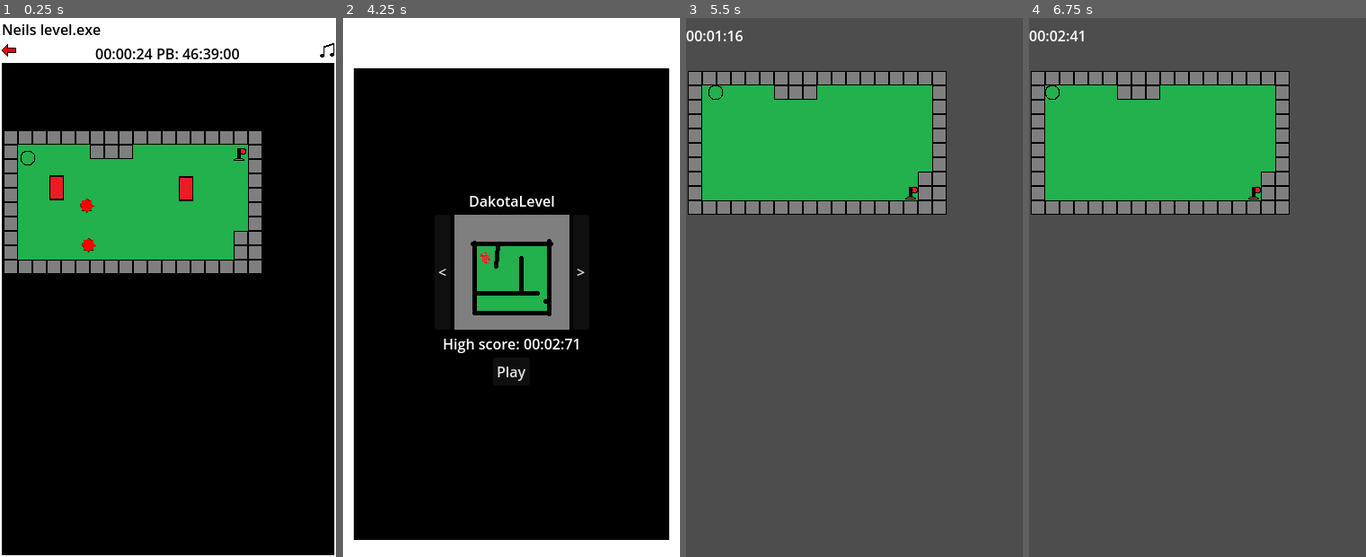
Above: before the commit, frames 1-4 (left to right).
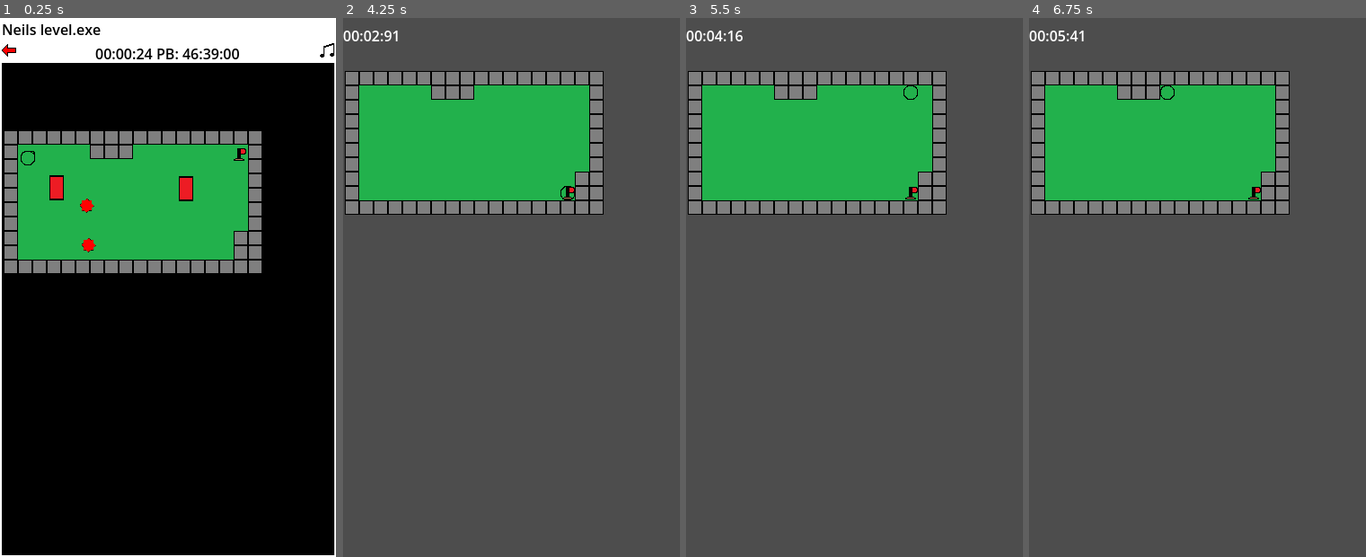
Above: after the commit, the same moments.

Repository: pt80/MobileGame
Game: Godot game, scene res://Scenes/Levels/NeilLevel.tscn
Same seed, same stepped clock (60 frames per second), same inputs: the game is played once before the commit and once after it. This scene is started directly instead of the project's main scene.
Inputs (mouse positions are in pixels of both pictures, inside the frame that each line leads up to):
- Up to frame 1 (0.25 s): no input
- Up to frame 2 (4.25 s): click (353, 55) at 0.5 s; click "Play" at 1.25 s; tap Enter at 2, 3.5 s; hold D (right) 2.03-2.78 s; tap Space at 2.75 s; hold S (down) 2.78-3.53 s; hold D (right) from 3.53 s (still down)
- Up to frame 3 (5.5 s): release D (right) at 4.25 s; click (854, 373) at 4.25 s, where only the run before the commit has a clickable "Play"; tap Space at 5 s; hold W (up) from 5.03 s (still down)
- Up to frame 4 (6.75 s): tap Enter at 5.75 s; release W (up) at 5.78 s; hold A (left) from 5.78 s (still down); tap Space at 6.5 s

The runs differ from the first frame. In frame 1, less than 0.1% of the frame differs, in the area x 9-11%, y 24-26%; in frame 2, 98%, in the area x 0-100%, y 0-100%; in frame 3, less than 0.1%; in frame 4, less than 0.1%.
Error after the commit: Attempt to call function 'set_process' in base 'null instance' on a null instance. (res://Scripts/EndPoint.gd:7)

Commit message:
created overlay scene

Diff:
--- /dev/null
+++ b/Scenes/BackButton.gd
@@ -0,0 +1,5 @@
+extends TextureButton
+
+
+func _on_pressed():
+	get_tree().change_scene_to_file("res://Scenes/MainMenu.tscn")
--- a/Scenes/Levels/NeilLevel.gd
+++ b/Scenes/Levels/NeilLevel.gd
@@ -1,23 +1,4 @@
 extends Node2D
-
-const UI = preload("res://Resources/UITheme.tres")
-@onready var volume_slider = $VBoxContainer/VBoxContainer/HBoxContainer/VolumeSlider
 
 func _ready():
 	AudioManager.PlayMusic(load("res://Audio/Music/igsong.wav"))
-
-
-func _on_sound_pressed():
-	print(UI.get_stylebox('panel', 'PanelContainer').texture_margin_top)
-	var StretchTween = create_tween()
-	if UI.get_stylebox('panel', 'PanelContainer').texture_margin_top == 0:
-		volume_slider.visible = false
-		StretchTween.tween_property(UI.get_stylebox('panel', 'PanelContainer'),"texture_margin_top", 4,1.5)
-	else:
-		StretchTween.tween_property(UI.get_stylebox('panel', 'PanelContainer'),"texture_margin_top", 0,1.5)
-		await StretchTween.finished
-		volume_slider.visible = true
-
-
-func _on_back_button_pressed():
-	get_tree().change_scene_to_file("res://Scenes/MainMenu.tscn")
--- a/Scenes/Levels/NeilLevel.tscn
+++ b/Scenes/Levels/NeilLevel.tscn
@@ -1,94 +1,40 @@
-[gd_scene load_steps=12 format=3 uid="uid://ck1acwu03j4ca"]
+[gd_scene load_steps=9 format=3 uid="uid://ck1acwu03j4ca"]
 
-[ext_resource type="Theme" uid="uid://bkof0vlm6rvoq" path="res://Resources/UITheme.tres" id="1_h81be"]
 [ext_resource type="Script" path="res://Scenes/Levels/NeilLevel.gd" id="1_ytnj0"]
+[ext_resource type="PackedScene" uid="uid://c6og6s6f5eqrn" path="res://Scenes/Overlay.tscn" id="2_mxlvk"]
 [ext_resource type="PackedScene" uid="uid://dtyew16xpmshm" path="res://Scenes/TileMap.tscn" id="2_pj4t5"]
-[ext_resource type="Texture2D" uid="uid://3jhhneh55vrw" path="res://Images/MusicNote.png" id="3_5cpri"]
-[ext_resource type="Texture2D" uid="uid://j78yab0gqgtx" path="res://Images/BackArrow.png" id="3_55lgg"]
 [ext_resource type="PackedScene" uid="uid://dvxpgcsmxdimr" path="res://Scenes/Characters/MainCharacter.tscn" id="3_py15a"]
-[ext_resource type="PackedScene" uid="uid://bxxibfs63rraq" path="res://Scenes/timer.tscn" id="4_6vhb3"]
 [ext_resource type="PackedScene" uid="uid://d318g2sxt2j03" path="res://Scenes/EndPoint.tscn" id="4_7hid3"]
 [ext_resource type="PackedScene" uid="uid://c4srxovnoowrm" path="res://Scenes/Characters/Enemy.tscn" id="4_jktbs"]
 [ext_resource type="PackedScene" uid="uid://bjbs2hjsa78wg" path="res://Scenes/Characters/StretchEnemy.tscn" id="6_x2in8"]
-[ext_resource type="Script" path="res://Scripts/PBText.gd" id="8_sldsg"]
+[ext_resource type="PackedScene" uid="uid://d0ofh62ocevur" path="res://Scenes/StartPoint.tscn" id="8_dv10a"]
 
 [node name="NeilLevel" type="Node2D"]
 script = ExtResource("1_ytnj0")
 
-[node name="VBoxContainer" type="PanelContainer" parent="."]
-texture_filter = 1
-custom_minimum_size = Vector2(307.625, 600)
-offset_right = 374.0
-offset_bottom = 600.0
-size_flags_horizontal = 0
-size_flags_vertical = 0
-theme = ExtResource("1_h81be")
+[node name="Overlay" parent="." instance=ExtResource("2_mxlvk")]
 
-[node name="VBoxContainer" type="VBoxContainer" parent="VBoxContainer"]
-layout_mode = 2
-
-[node name="LevelNameText" type="Label" parent="VBoxContainer/VBoxContainer"]
-texture_filter = 1
-layout_mode = 2
-theme_override_colors/font_color = Color(0, 0, 0, 1)
-text = "Neils level.exe"
-
-[node name="HBoxContainer" type="HBoxContainer" parent="VBoxContainer/VBoxContainer"]
-layout_mode = 2
-alignment = 1
-
-[node name="BackButton" type="TextureButton" parent="VBoxContainer/VBoxContainer/HBoxContainer"]
-layout_mode = 2
-size_flags_horizontal = 2
-texture_normal = ExtResource("3_55lgg")
-
-[node name="Timer" parent="VBoxContainer/VBoxContainer/HBoxContainer" instance=ExtResource("4_6vhb3")]
-layout_mode = 2
-theme_override_colors/font_color = Color(0, 0, 0, 1)
-
-[node name="PBText" type="Label" parent="VBoxContainer/VBoxContainer/HBoxContainer"]
-layout_mode = 2
-size_flags_horizontal = 4
-theme_override_colors/font_color = Color(0, 0, 0, 1)
-text = "PB --:--:--"
-script = ExtResource("8_sldsg")
-
-[node name="Sound" type="TextureButton" parent="VBoxContainer/VBoxContainer/HBoxContainer"]
-layout_mode = 2
-size_flags_horizontal = 10
-texture_normal = ExtResource("3_5cpri")
-
-[node name="VolumeSlider" type="HSlider" parent="VBoxContainer/VBoxContainer/HBoxContainer"]
-visible = false
-custom_minimum_size = Vector2(163.915, 0)
-layout_mode = 2
-size_flags_vertical = 4
-max_value = 1.0
-step = 0.001
-value = 1.0
-tick_count = 1
-
-[node name="TileMap" parent="VBoxContainer" instance=ExtResource("2_pj4t5")]
+[node name="TileMap" parent="." instance=ExtResource("2_pj4t5")]
 position = Vector2(4, 125)
 
-[node name="MainCharacter" parent="VBoxContainer/TileMap" instance=ExtResource("3_py15a")]
+[node name="StartPoint" parent="TileMap" instance=ExtResource("8_dv10a")]
+position = Vector2(27, 29)
+
+[node name="MainCharacter" parent="TileMap" instance=ExtResource("3_py15a")]
 position = Vector2(27, 31)
 
-[node name="EndPoint" parent="VBoxContainer/TileMap" instance=ExtResource("4_7hid3")]
+[node name="EndPoint" parent="TileMap" instance=ExtResource("4_7hid3")]
 position = Vector2(262, 26)
 
-[node name="Enemy2" parent="VBoxContainer/TileMap" instance=ExtResource("4_jktbs")]
+[node name="Enemy2" parent="TileMap" instance=ExtResource("4_jktbs")]
 position = Vector2(138, 128)
 
-[node name="Enemy" parent="VBoxContainer/TileMap" instance=ExtResource("4_jktbs")]
+[node name="Enemy" parent="TileMap" instance=ExtResource("4_jktbs")]
 position = Vector2(136, 84)
 
-[node name="StretchEnemy" parent="VBoxContainer/TileMap" instance=ExtResource("6_x2in8")]
+[node name="StretchEnemy" parent="TileMap" instance=ExtResource("6_x2in8")]
 position = Vector2(203, 65)
 StretchHorizontal = false
 
-[node name="StretchEnemy2" parent="VBoxContainer/TileMap" instance=ExtResource("6_x2in8")]
+[node name="StretchEnemy2" parent="TileMap" instance=ExtResource("6_x2in8")]
 position = Vector2(59, 64)
-
-[connection signal="pressed" from="VBoxContainer/VBoxContainer/HBoxContainer/BackButton" to="." method="_on_back_button_pressed"]
-[connection signal="pressed" from="VBoxContainer/VBoxContainer/HBoxContainer/Sound" to="." method="_on_sound_pressed"]
--- /dev/null
+++ b/Scenes/Overlay.tscn
@@ -0,0 +1,70 @@
+[gd_scene load_steps=9 format=3 uid="uid://c6og6s6f5eqrn"]
+
+[ext_resource type="Theme" uid="uid://bkof0vlm6rvoq" path="res://Resources/UITheme.tres" id="1_7vafv"]
+[ext_resource type="Texture2D" uid="uid://j78yab0gqgtx" path="res://Images/BackArrow.png" id="2_heins"]
+[ext_resource type="Script" path="res://Scenes/BackButton.gd" id="3_fnmtd"]
+[ext_resource type="PackedScene" uid="uid://bxxibfs63rraq" path="res://Scenes/timer.tscn" id="3_wtdxo"]
+[ext_resource type="Script" path="res://Scripts/PBText.gd" id="4_vcdpw"]
+[ext_resource type="Texture2D" uid="uid://3jhhneh55vrw" path="res://Images/MusicNote.png" id="5_nwnc3"]
+[ext_resource type="Script" path="res://Scripts/SoundButton.gd" id="7_824px"]
+[ext_resource type="Script" path="res://Scripts/VolumeSlider.gd" id="8_8yp7h"]
+
+[node name="Overlay" type="PanelContainer"]
+texture_filter = 1
+custom_minimum_size = Vector2(307.625, 600)
+offset_right = 374.0
+offset_bottom = 600.0
+size_flags_horizontal = 0
+size_flags_vertical = 0
+theme = ExtResource("1_7vafv")
+
+[node name="VBoxContainer" type="VBoxContainer" parent="."]
+layout_mode = 2
+
+[node name="LevelNameText" type="Label" parent="VBoxContainer"]
+texture_filter = 1
+layout_mode = 2
+theme_override_colors/font_color = Color(0, 0, 0, 1)
+text = "Neils level.exe"
+
+[node name="HBoxContainer" type="HBoxContainer" parent="VBoxContainer"]
+layout_mode = 2
+alignment = 1
+
+[node name="BackButton" type="TextureButton" parent="VBoxContainer/HBoxContainer"]
+layout_mode = 2
+size_flags_horizontal = 2
+texture_normal = ExtResource("2_heins")
+script = ExtResource("3_fnmtd")
+
+[node name="Timer" parent="VBoxContainer/HBoxContainer" instance=ExtResource("3_wtdxo")]
+layout_mode = 2
+theme_override_colors/font_color = Color(0, 0, 0, 1)
+
+[node name="PBText" type="Label" parent="VBoxContainer/HBoxContainer"]
+layout_mode = 2
+size_flags_horizontal = 4
+theme_override_colors/font_color = Color(0, 0, 0, 1)
+text = "PB --:--:--"
+script = ExtResource("4_vcdpw")
+
+[node name="Sound" type="TextureButton" parent="VBoxContainer/HBoxContainer"]
+layout_mode = 2
+size_flags_horizontal = 10
+texture_normal = ExtResource("5_nwnc3")
+script = ExtResource("7_824px")
+
+[node name="VolumeSlider" type="HSlider" parent="VBoxContainer/HBoxContainer"]
+visible = false
+custom_minimum_size = Vector2(163.915, 0)
+layout_mode = 2
+size_flags_vertical = 4
+max_value = 1.0
+step = 0.001
+value = 1.0
+tick_count = 1
+script = ExtResource("8_8yp7h")
+
+[connection signal="pressed" from="VBoxContainer/HBoxContainer/BackButton" to="VBoxContainer/HBoxContainer/BackButton" method="_on_pressed"]
+[connection signal="pressed" from="VBoxContainer/HBoxContainer/Sound" to="VBoxContainer/HBoxContainer/Sound" method="_on_pressed"]
+[connection signal="drag_ended" from="VBoxContainer/HBoxContainer/VolumeSlider" to="VBoxContainer/HBoxContainer/VolumeSlider" method="_on_drag_ended"]
--- a/Scripts/Characters/MainCharacter.gd
+++ b/Scripts/Characters/MainCharacter.gd
@@ -1,6 +1,7 @@
 extends CharacterBody2D
 
 const SPEED = 300.0
+@onready var start_point = $"../StartPoint"
 
 func _physics_process(_delta):
 	var VerticalDirection = Input.get_axis("up", "down")
@@ -19,5 +20,5 @@
 
 func Death():
 	print('our hero is dead')
-	AudioManager.PlaySoundEffect(load("res://Audio/pickup.wav"))
-	global_position = Vector2i(40,80)
+	AudioManager.PlaySoundEffect(load("res://Audio/SFX/snare.wav"))
+	global_position = start_point.global_position
--- a/Scripts/EndPoint.gd
+++ b/Scripts/EndPoint.gd
@@ -1,6 +1,6 @@
 extends Area2D
 
-@onready var timer = $"../../HBoxContainer/Timer"
+@onready var timer = $"../../Overlay/VBoxContainer/HBoxContainer/Timer"
 
 func _on_body_entered(body):
 	if body.name == "MainCharacter":
--- /dev/null
+++ b/Scripts/SoundButton.gd
@@ -0,0 +1,15 @@
+extends TextureButton
+
+const UI = preload("res://Resources/UITheme.tres")
+@onready var volume_slider = $"../VolumeSlider"
+
+func _on_pressed():
+	print(UI.get_stylebox('panel', 'PanelContainer').texture_margin_top)
+	var StretchTween = create_tween()
+	if UI.get_stylebox('panel', 'PanelContainer').texture_margin_top == 0:
+		volume_slider.visible = false
+		StretchTween.tween_property(UI.get_stylebox('panel', 'PanelContainer'),"texture_margin_top", 4,1.5)
+	else:
+		StretchTween.tween_property(UI.get_stylebox('panel', 'PanelContainer'),"texture_margin_top", 0,1.5)
+		await StretchTween.finished
+		volume_slider.visible = true
--- /dev/null
+++ b/Scripts/VolumeSlider.gd
@@ -0,0 +1,5 @@
+extends HSlider
+
+
+func _on_drag_ended(value_changed):
+	AudioServer.set_bus_volume_db(0,linear_to_db(value))
Not shown, added: Audio/SFX/snare.wav.import
Not shown, added: Audio/SFX/snare.wav
